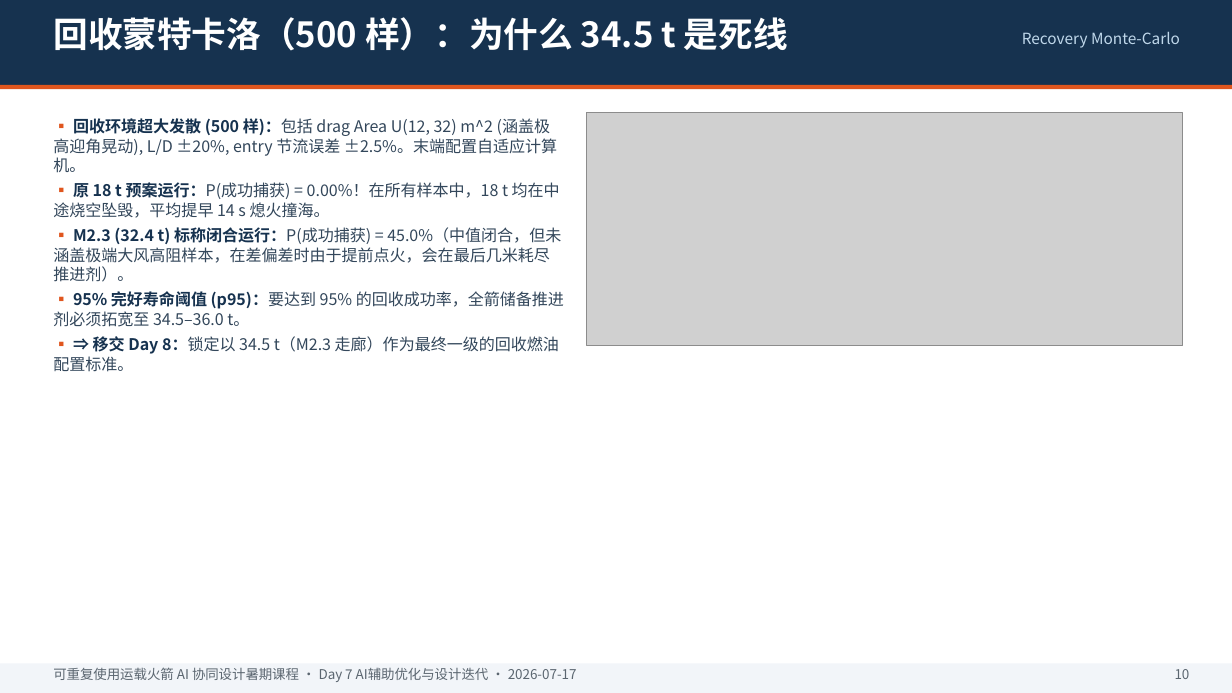
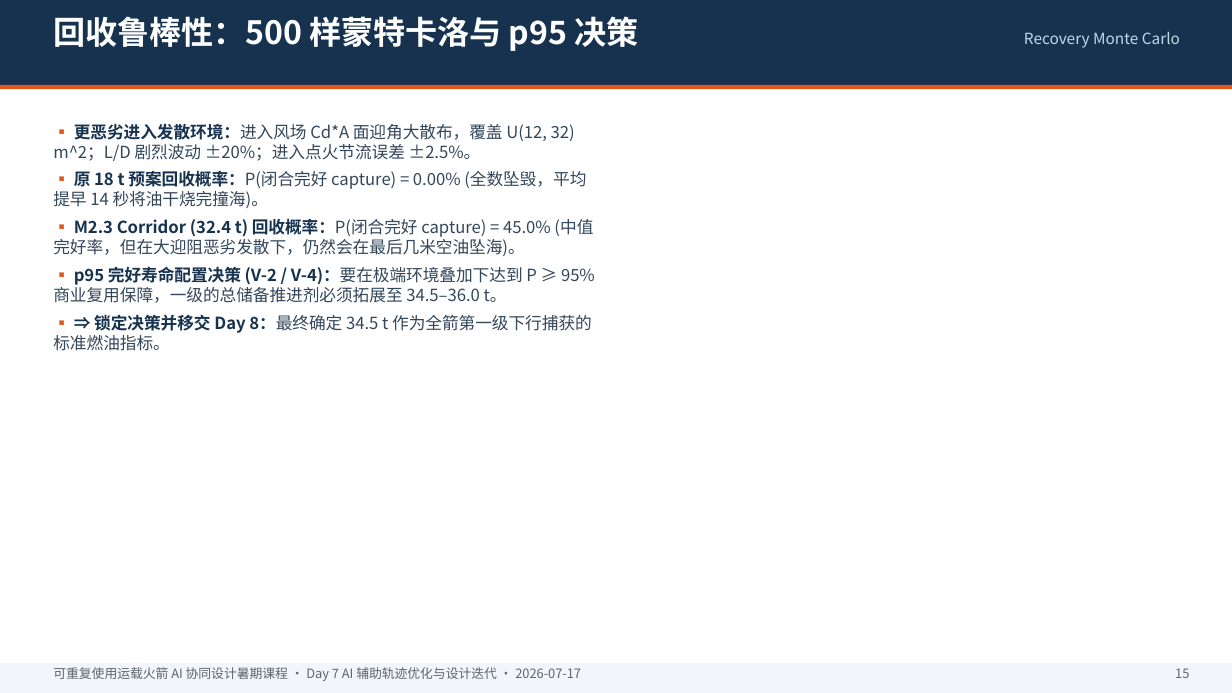
Before and after one commit to irev88/rocket, a slide deck: slide 16 of Day7_AI_辅助优化_设计迭代.pptx (slide 11 before the commit). Drawn at 1232x693 pixels with LibreOffice and Linux fonts; fonts in the diff are those of the drawing; grey boxes stand for pictures. Boxes give left, top, right and bottom in pixels: in the first picture for what was removed or moved away, otherwise in the second. Text is boxed around its words. In the diff, an @@ line names an element or a change of style, - is before the commit and + after.

```diff
--- a/Day7_AI_辅助优化_设计迭代.pptx
+++ b/Day7_AI_辅助优化_设计迭代.pptx
@@ text at (53, 16, 639, 51): text changed; size 27 to 25 pt @@
-回收蒙特卡洛（500 样）：为什么 34.5 t 是死线
+回收鲁棒性：500 样蒙特卡洛与 p95 决策
@@ text at (1024, 31, 1180, 48): text changed @@
-Recovery Monte-Carlo
+Recovery Monte Carlo
@@ picture removed at (587, 113, 1183, 346) @@
@@ text at (53, 123, 595, 351): text changed; size 12.5 to 13 pt @@
-▪ 回收环境超大发散 (500 样)：包括 drag Area U(12, 32) m^2 (涵盖极高迎角晃动), L/D ±20%, entry 节流误差 ±2.5%。末端配置自适应计算机。
-▪ 原 18 t 预案运行：P(成功捕获) = 0.00%！在所有样本中，18 t 均在中途烧空坠毁，平均提早 14 s 熄火撞海。
-▪ M2.3 (32.4 t) 标称闭合运行：P(成功捕获) = 45.0%（中值闭合，但未涵盖极端大风高阻样本，在差偏差时由于提前点火，会在最后几米耗尽推进剂）。
-▪ 95% 完好寿命阈值 (p95)：要达到 95% 的回收成功率，全箭储备推进剂必须拓宽至 34.5–36.0 t。
-▪ ⇒ 移交 Day 8：锁定以 34.5 t（M2.3 走廊）作为最终一级的回收燃油配置标准。
+▪ 更恶劣进入发散环境：进入风场 Cd*A 面迎角大散布，覆盖 U(12, 32) m^2；L/D 剧烈波动 ±20%；进入点火节流误差 ±2.5%。
+▪ 原 18 t 预案回收概率：P(闭合完好 capture) = 0.00% (全数坠毁，平均提早 14 秒将油干烧完撞海)。
+▪ M2.3 Corridor (32.4 t) 回收概率：P(闭合完好 capture) = 45.0% (中值完好率，但在大迎阻恶劣发散下，仍然会在最后几米空油坠海)。
+▪ p95 完好寿命配置决策 (V-2 / V-4)：要在极端环境叠加下达到 P ≥ 95% 商业复用保障，一级的总储备推进剂必须拓展至 34.5–36.0 t。
+▪ ⇒ 锁定决策并移交 Day 8：最终确定 34.5 t 作为全箭第一级下行捕获的标准燃油指标。
@@ text at (53, 667, 581, 681): text changed; size 10.5 to 10 pt @@
-可重复使用运载火箭 AI 协同设计暑期课程 · Day 7 AI辅助优化与设计迭代 · 2026-07-17
+可重复使用运载火箭 AI 协同设计暑期课程 · Day 7 AI 辅助轨迹优化与设计迭代 · 2026-07-17
@@ text at (1175, 668, 1189, 678): text changed; size 10.5 to 10 pt @@
-10
+15
```
Also in this commit, not shown: 14 other slides changed, 5 slides added, 3 other files.
